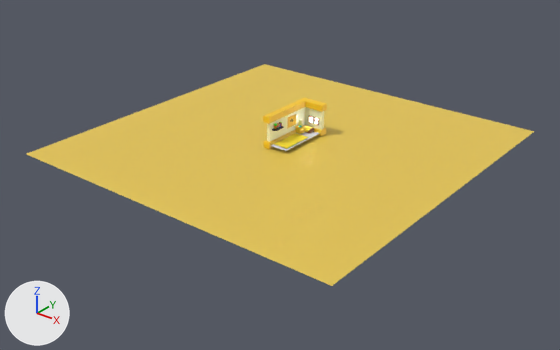
One commit to the glTF model public/RoomPractice.glb: the scene before it, then after it.
Before and after are seen from a camera (50 mm lens) standing at (40.9, -53.5, 28.8) and looking at (0.1, -2.5, -2.8). Every picture has the same lights, and +X, +Y and +Z are marked at lower left. Where no turn or scale is listed for an object, it has been applied to the vertices. Vertices at the same position are counted once.

The first picture shows 'Plane', 'alfombra', 'pared', 'pisodebajo'.
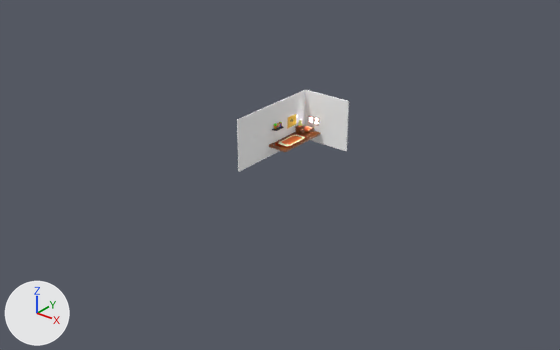
What the commit changed:
Material 'Material.026' (mat_material_026) changes colour from yellow #ffe331 to white #ffffda; in linear values from (1.0, 0.769, 0.031) to (1.0, 1.0, 0.7).
Material 'Material.030' (mat_material_030) is new.
Its base color is (1.0, 0.188, 0.0325) (orange #ff7833).
Material 'Material.028' (mat_material_028) is new.
Its base color is (0.285, 0.105, 0.0426) (brown #915b3a).
Material 'Material.032' (mat_material_032) is new.
Its base color is (1.0, 1.0, 1.0) (white #ffffff).
Its roughness is 1.0.
Material 'Material.029' (mat_material_029) is new.
Its base color is (1.0, 0.143, 0.0) (orange #ff6a00).
me_plane is used by ob_pisodebajo; location (0.0, -0.07, 0.0).
me_plane had 4 vertices, 2 faces and spanned x -1.0..1.0, y -2.69..2.69, z 0.0.
me_plane now has 56 vertices, 108 faces and spans x -1.0..1.0, y -2.69..2.69, z -0.16..0.0.
me_plane part 1: 4 vertices removed from x -1.0..1.0, y -2.69..2.69, z 0.0; 56 vertices added at x -1.0..1.0, y -2.69..2.69, z -0.16..0.0.
me_plane now uses material mat_material_028 (brown #915b3a).
me_plane_009 is used by ob_alfombra; location (0.06, -0.73, 0.09).
me_plane_009 had 4 vertices, 2 faces and spanned x -0.8..0.8, y -1.67..1.67, z 0.0.
me_plane_009 no longer uses material mat_material_026 (yellow #ffe331).
me_plane_009 now has 72 vertices, 140 faces and spans x -0.8..0.8, y -1.67..1.67, z -0.06..0.0.
me_plane_009 part 2: the whole mesh is rebuilt.
me_plane_009 now uses material mat_material_030 (orange #ff7833).
Mesh me_plane_011 is new.
It has 72 vertices, 140 faces and spans x -0.51..0.51, y -1.06..1.06, z -0.04..0.0.
It uses material mat_material_030 (orange #ff7833).
Mesh me_plane_010 is new.
It has 72 vertices, 140 faces and spans x -0.66..0.66, y -1.39..1.39, z -0.05..0.0.
It uses material mat_material_026 (white #ffffda).
Mesh me_cube_015 is new.
It has 12 vertices, 20 faces and spans x -2.5..2.5, y -4.92..4.92, z -2.5..2.5.
It uses material mat_material_032 (white #ffffff).
Mesh me_plane_005 is new.
It has 72 vertices, 140 faces and spans x -0.8..0.8, y -1.67..1.67, z -0.06..0.0.
It uses material mat_material_029 (orange #ff6a00).
Object 'pared' (ob_pared) is deleted.
Object 'Plane' (ob_plane) is deleted.
Object 'alfombra.003' (ob_alfombra_003) is new; it shows me_plane_011.
Its location is (0.03, -0.64, 0.11).
Object 'alfombra.002' (ob_alfombra_002) is new; it shows me_plane_010.
Its location is (0.06, -0.7, 0.1).
Object 'Cube' (ob_cube) is new; it shows me_cube_015.
Its location is (1.41, -2.03, 1.35).
Object 'alfombra.001' (ob_alfombra_001) is new; it shows me_plane_005.
Its location is (0.06, -0.73, 0.09).

Location of each change, (x1, y1, x2, y2) in pixels of the pictures (560 x 350 px):
'Plane', deleted (yellow)
    before: (27, 64, 535, 286)
'Cube', added
    after: (237, 90, 349, 172)
'pared', deleted (yellow)
    before: (263, 98, 327, 149)
    faces in mat_material_001 (yellow #ffd025): (263, 98, 327, 149)
    faces in mat_material_002 (beige #ffffd6): (267, 107, 324, 142)
'alfombra', recoloured (yellow to orange)
    both: (274, 133, 308, 148)
'alfombra.003', added
    after: (281, 136, 302, 145)
'alfombra.001', added
    after: (275, 134, 307, 148)
'alfombra.002', added
    after: (278, 135, 305, 146)
part 1 of me_plane, built on
    before: (271, 132, 320, 151)
    after: (269, 134, 320, 152)
part 2 of me_plane_009, built on
    before: (274, 133, 308, 148)
